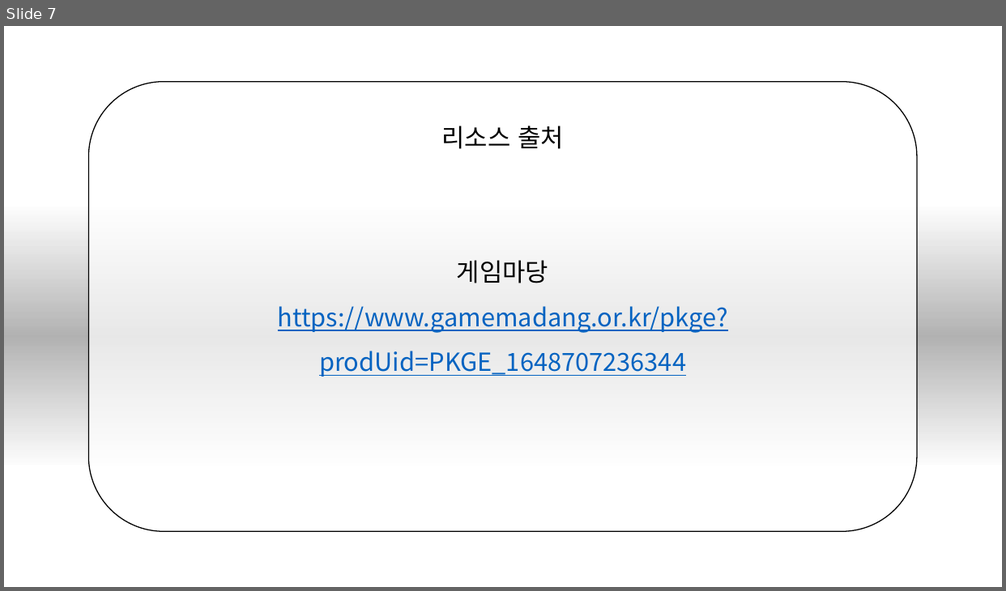
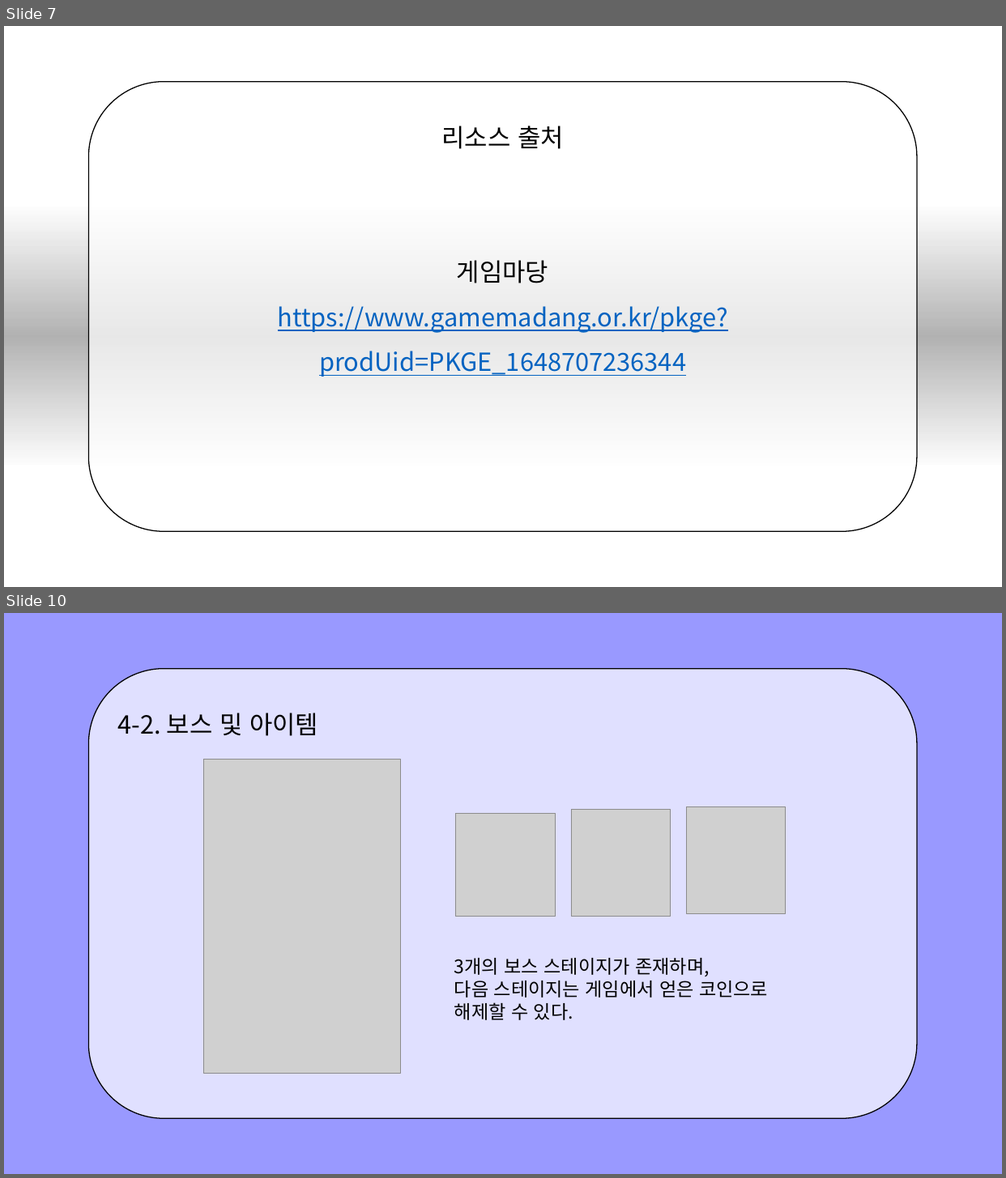
Before and after one commit to pikach-u/2DGP_PIXELJONES, a slide deck: 2DGP 기획발표.pptx. Shown one above the other, each under a label of ours: slide 7 before the commit, slides 7 and 10 after it; the slides between them are not shown. The pictures are 1006x591 and 1006x1178 pixels, drawn with LibreOffice and Linux fonts; fonts in the diff are those of the drawing; grey boxes stand for pictures; background and template pictures are left out. Boxes give left, top, right and bottom in pixels: in the first picture for what was removed or moved away, otherwise in the second. Text is boxed around its words. In the diff, an @@ line names an element or a change of style, - is before the commit and + after.

```diff
--- a/2DGP 기획발표.pptx
+++ b/2DGP 기획발표.pptx
@@ slide 10 added at bbox=[4, 613, 1002, 1174], background #9999FF @@
@@ rounded rectangle added at bbox=[88, 668, 918, 1118], fill #FFFFFF at 70% opacity, outline #000000 1 pt, 24 pt, text #000000 @@
+4-2. 보스 및 아이템
@@ picture added at bbox=[203, 759, 400, 1074] @@
@@ picture added at bbox=[686, 807, 786, 914] @@
@@ picture added at bbox=[456, 814, 556, 917] @@
@@ picture added at bbox=[572, 810, 671, 917] @@
@@ text added at bbox=[454, 958, 768, 1020], 18 pt, text #000000 @@
+3개의 보스 스테이지가 존재하며,
+다음 스테이지는 게임에서 얻은 코인으로 해제할 수 있다.
```
Also in this commit, not shown: 1 slide changed, 5 other slides added.
